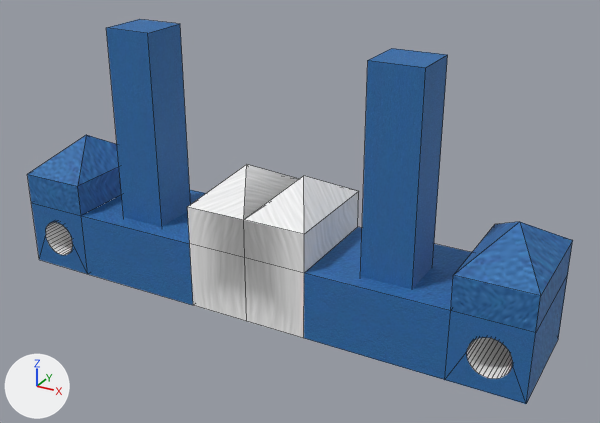
Before and after pictures for a commit that changed the OBJ model models/tower/bench.obj.
One viewpoint serves both versions: a 50 mm lens placed at (4.16, -7.39, 4.59), pointed at (0.31, -0.38, 1.08). Lighting does not change. The marker at lower left points along +X, +Y and +Z. Mesh edges are drawn as thin lines. Where no turn or scale is listed for an object, it has been applied to the vertices.
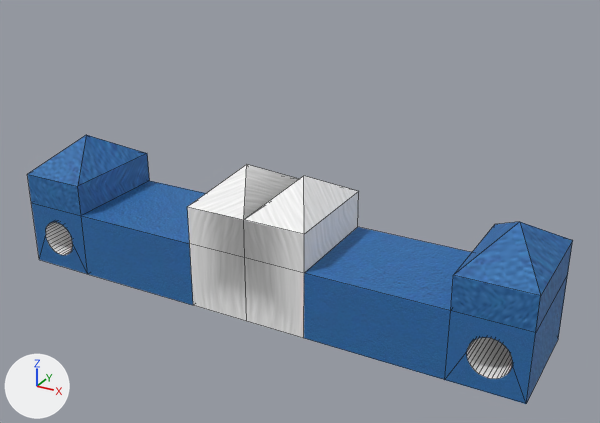
Patch to the scene script:
```diff
--- a/models/tower/bench.obj.py
+++ b/models/tower/bench.obj.py
@@ ob_cube_001 @@
-ob_cube_001 = bpy.data.objects.new('Cube.001', me_cube_001)
-ob_cube_001.location = (0.0, 0.0, 0.0)
```

Pixel boxes [x1, y1, x2, y2] of what changed, in the pictures (600 x 423 px):
'Cube.001', deleted (blue): before [106, 19, 448, 289]
